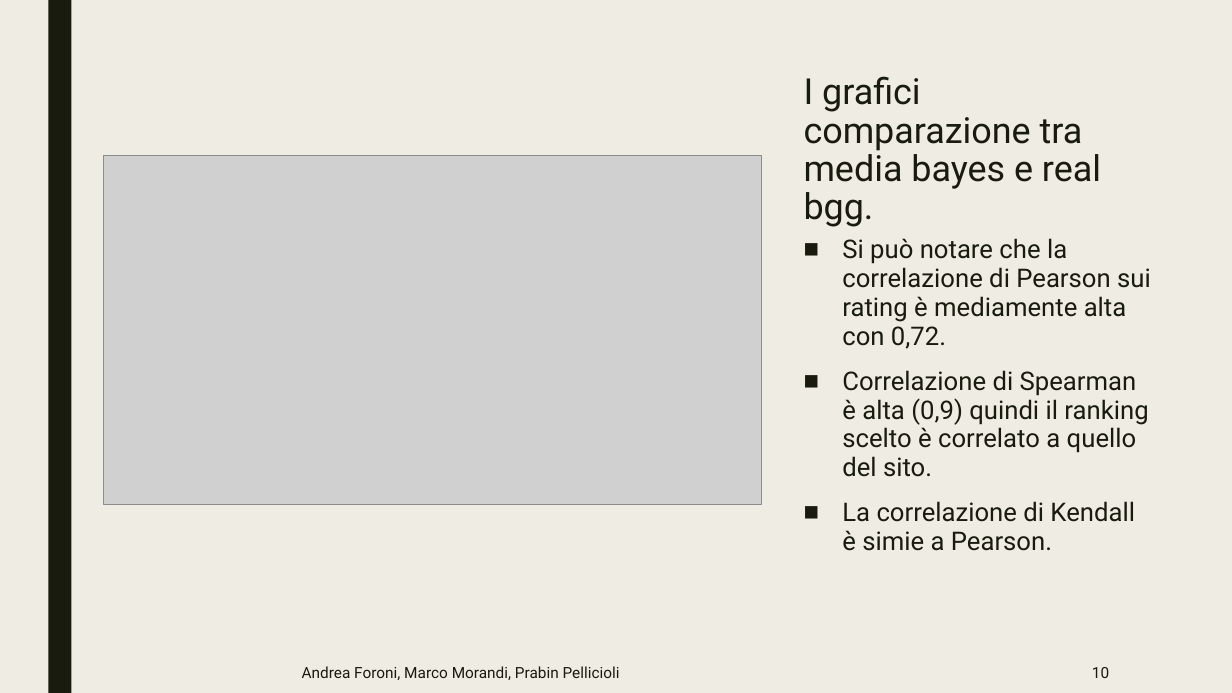
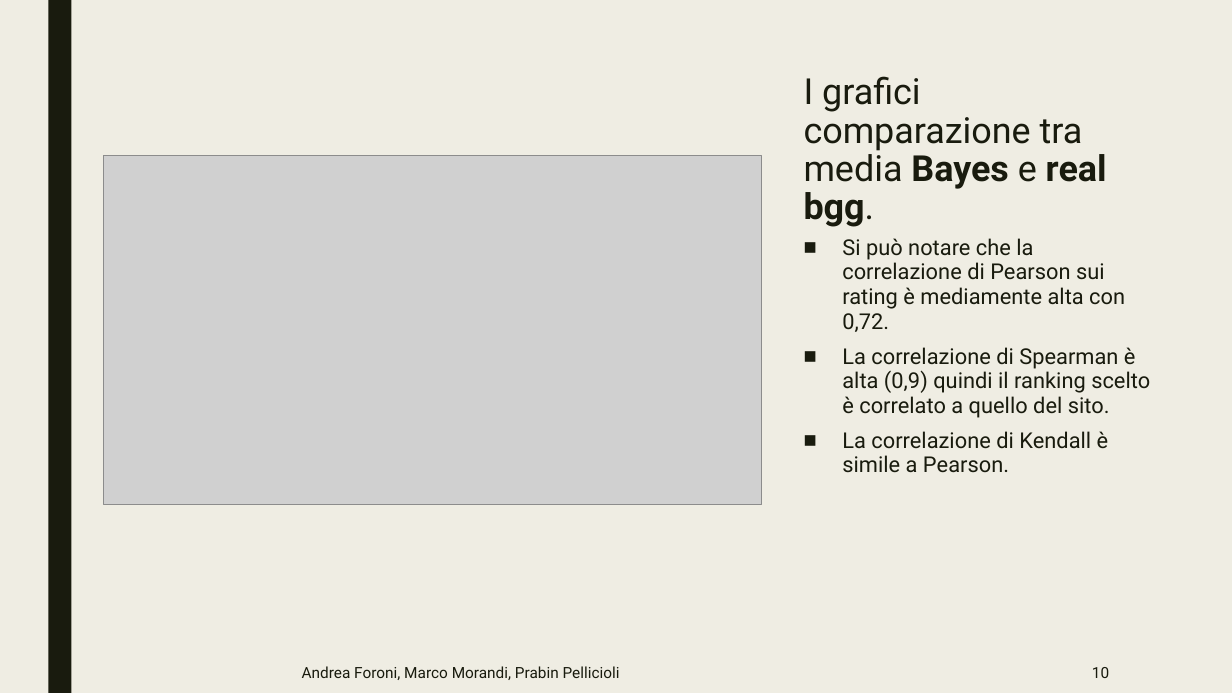
Before and after one commit to Praiban/Boardgamegeek, a slide deck: slide 10 of presentazione.pptx. Drawn at 1232x693 pixels with LibreOffice and Linux fonts; fonts in the diff are those of the drawing; grey boxes stand for pictures. Boxes give left, top, right and bottom in pixels: in the first picture for what was removed or moved away, otherwise in the second. Text is boxed around its words. In the diff, an @@ line names an element or a change of style, - is before the commit and + after.

```diff
--- a/presentazione.pptx
+++ b/presentazione.pptx
@@ title at bbox=[804, 76, 1107, 227]: text changed @@
-I grafici comparazione tra media bayes e real bgg.
+I grafici comparazione tra media Bayes e real bgg.
@@ text at bbox=[842, 238, 1125, 332]: size 20 to 17 pt in "Si può notare che la correlazione di ..."; less space between paragraphs @@
@@ text at bbox=[842, 347, 1150, 473]: text changed; size 20 to 17 pt @@
-■ Correlazione di Spearman è alta (0,9) quindi il ranking scelto è correlato a quello del sito.
-■ La correlazione di Kendall è simie a Pearson.
+■ La correlazione di Spearman è alta (0,9) quindi il ranking scelto è correlato a quello del sito.
+■ La correlazione di Kendall è simile a Pearson.
```
Also in this commit, not shown: 9 other slides changed.
